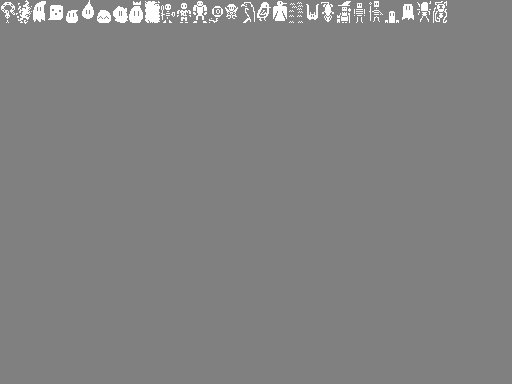
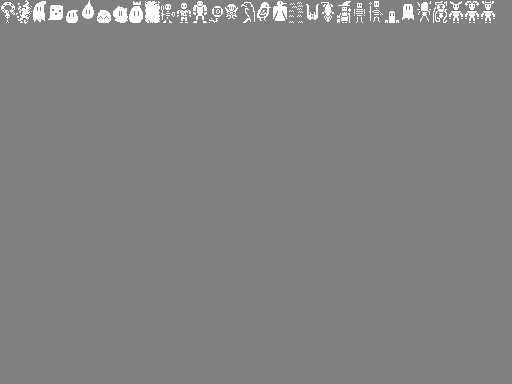
Comparing the layer stacks of the two 512 x 384 images. Changes:
painted on "Background" over [449, 1, 495, 23]
